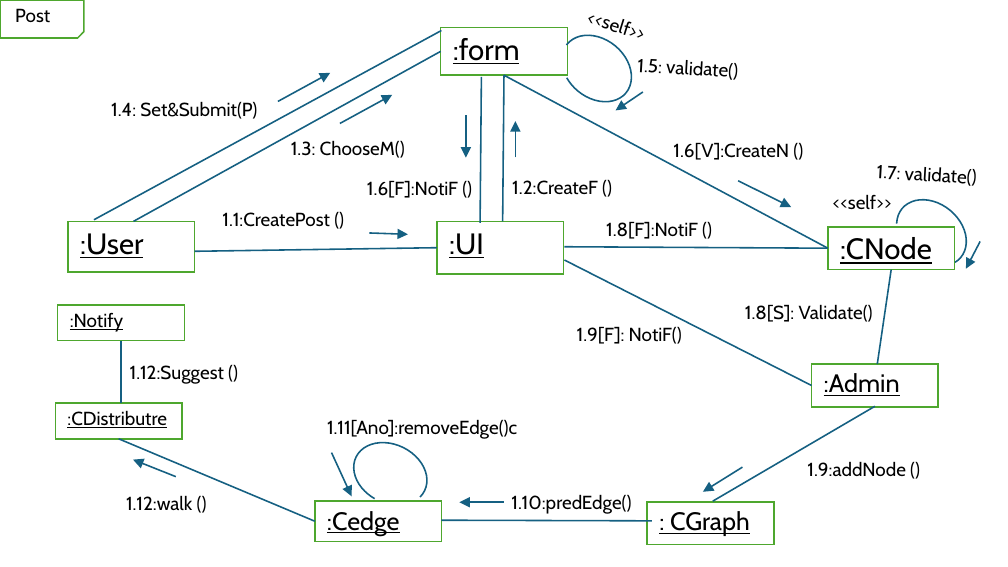
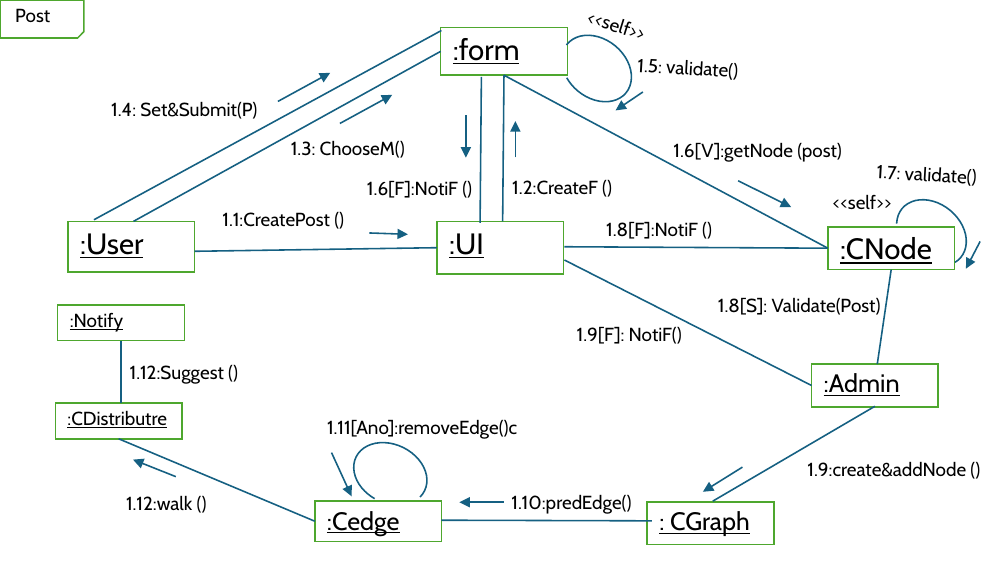
Before and after one commit to nguyenngoctung75/IT3120-PTTKHT, a slide deck: slide 1 of Communication Diagram/postcomunicate.pptx. Drawn at 1008x567 pixels with LibreOffice and Linux fonts; fonts in the diff are those of the drawing. Boxes give left, top, right and bottom in pixels: in the first picture for what was removed or moved away, otherwise in the second. Text is boxed around its words. In the diff, an @@ line names an element or a change of style, - is before the commit and + after.

```diff
--- a/Communication Diagram/postcomunicate.pptx
+++ b/Communication Diagram/postcomunicate.pptx
@@ text at [673,142,842,162]: text changed @@
-1.6[V]:CreateN ()
+1.6[V]:getNode (post)
@@ text at [718,297,881,315]: text changed @@
-1.8[S]: Validate()
+1.8[S]: Validate(Post)
@@ text at [807,461,966,477]: text changed @@
-1.9:addNode ()
+1.9:create&addNode ()
```
Also in this commit, not shown: 1 other slide changed, 4 other files.
